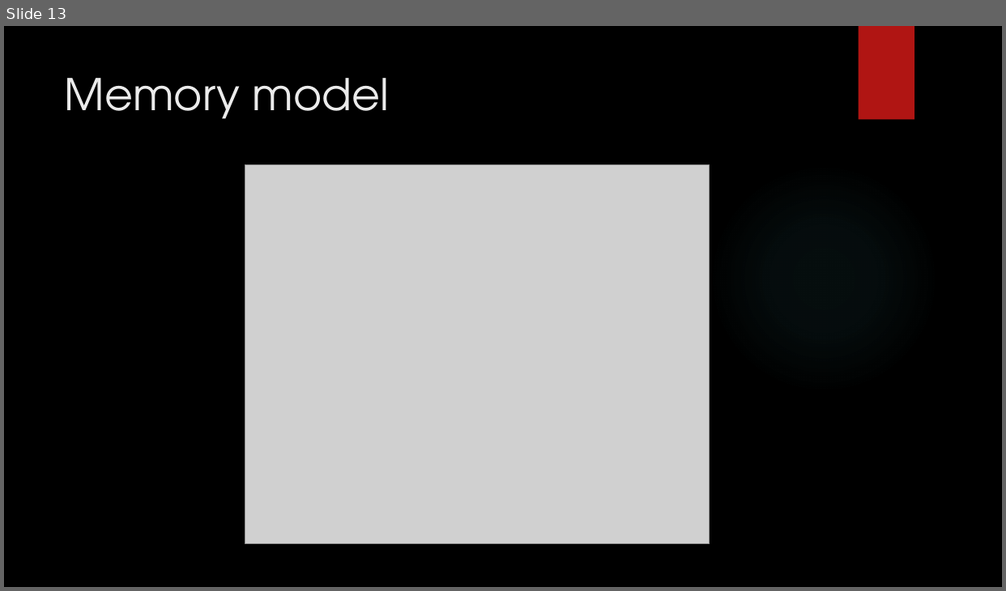
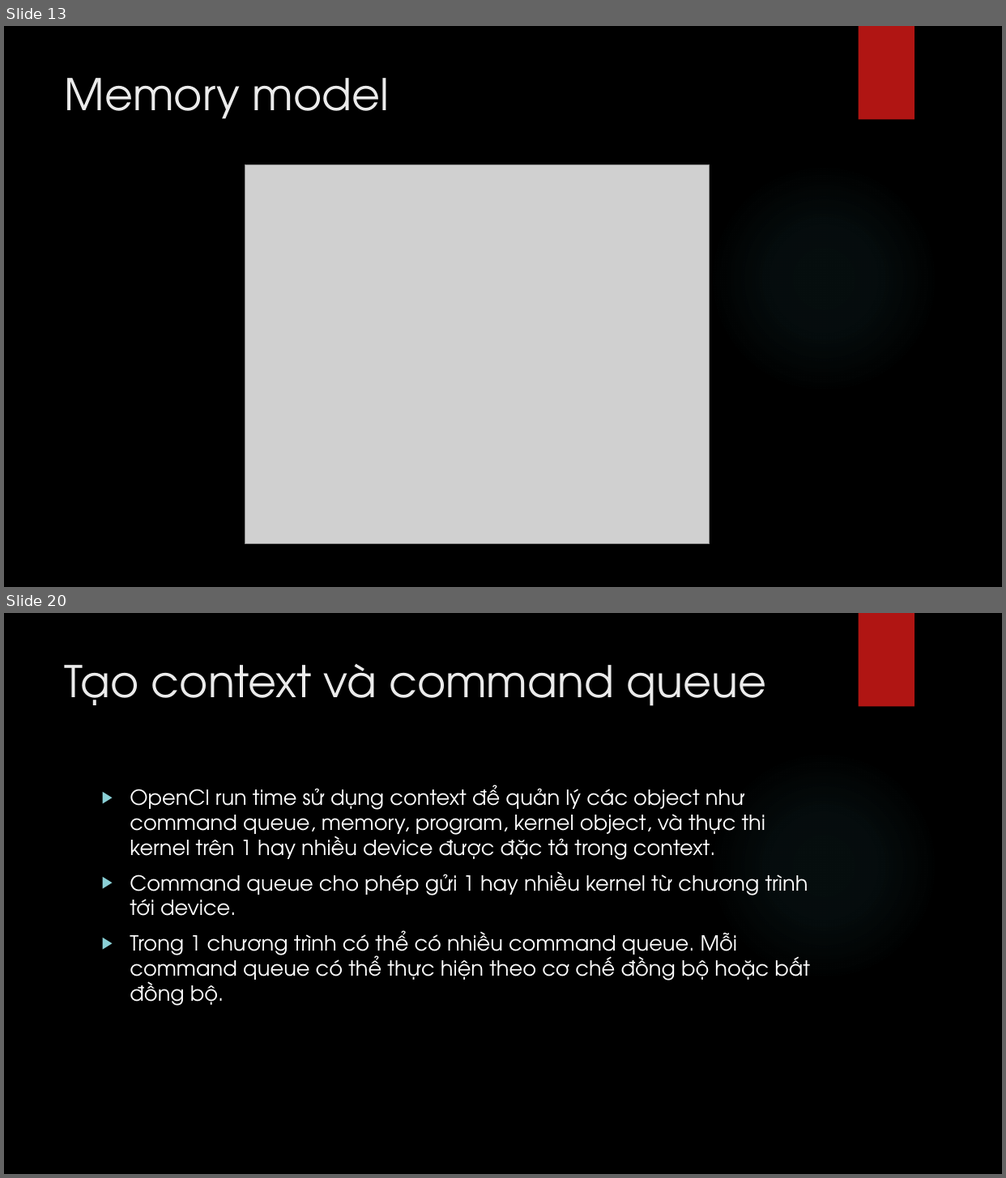
Before and after one commit to hailc91/Xlss, a slide deck: Project/bao cao/OpenCL.pptx. Shown one above the other, each under a label of ours: slide 13 before the commit, slides 13 and 20 after it; the slides between them are not shown. The pictures are 1006x591 and 1006x1178 pixels, drawn with LibreOffice and Linux fonts; fonts in the diff are those of the drawing; grey boxes stand for pictures; background and template pictures are left out. Boxes give left, top, right and bottom in pixels: in the first picture for what was removed or moved away, otherwise in the second. Text is boxed around its words. In the diff, an @@ line names an element or a change of style, - is before the commit and + after.

Commit message:
Complete OpenCl Report

```diff
--- a/Project/bao cao/OpenCL.pptx
+++ b/Project/bao cao/OpenCL.pptx
@@ slide 20 added at (4, 613, 1002, 1174), background picture (left out); not listed: 2 template elements that a slide beside it also shows @@
@@ title added at (65, 664, 766, 706), 42 pt, text #EBEBEB @@
+Tạo context và command queue
@@ text added at (130, 785, 810, 1006), 20 pt, text #FFFFFF @@
+▶ OpenCl run time sử dụng context để quản lý các object như command queue, memory, program, kernel object, và thực thi kernel trên 1 hay nhiều device được đặc tả trong context.
+▶ Command queue cho phép gửi 1 hay nhiều kernel từ chương trình tới device.
+▶ Trong 1 chương trình có thể có nhiều command queue. Mỗi command queue có thể thực hiện theo cơ chế đồng bộ hoặc bất đồng bộ.
```
Also in this commit, not shown: 4 slides changed, 17 other slides added.
